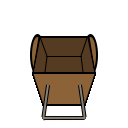
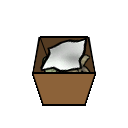
Before/after of a 128 x 128 layered artwork. What changed in the layer stack:
hid "Handle" over [42,84,86,121]
hid "Handle bg" over [41,84,87,121]
added layer "Cloth.tex" above "StoneChunks.tex" over [39,38,88,72]
added layer "StoneChunks.tex" above "ResourcesRaw.tex" over [55,59,80,72]
added layer "ResourcesRaw.tex" above "Strip.tex" over [69,53,93,72]
added layer "Strip.tex" above "inside line" over [41,55,72,90]
hid "Axis Wheel" over [42,55,91,59]
hid "RightWheel plate" over [85,37,96,72]
hid "RightWheel bg" over [83,34,98,72]
hid "LeftWheel plate" over [32,37,43,72]
hid "LeftWheel bg" over [30,34,45,72]
